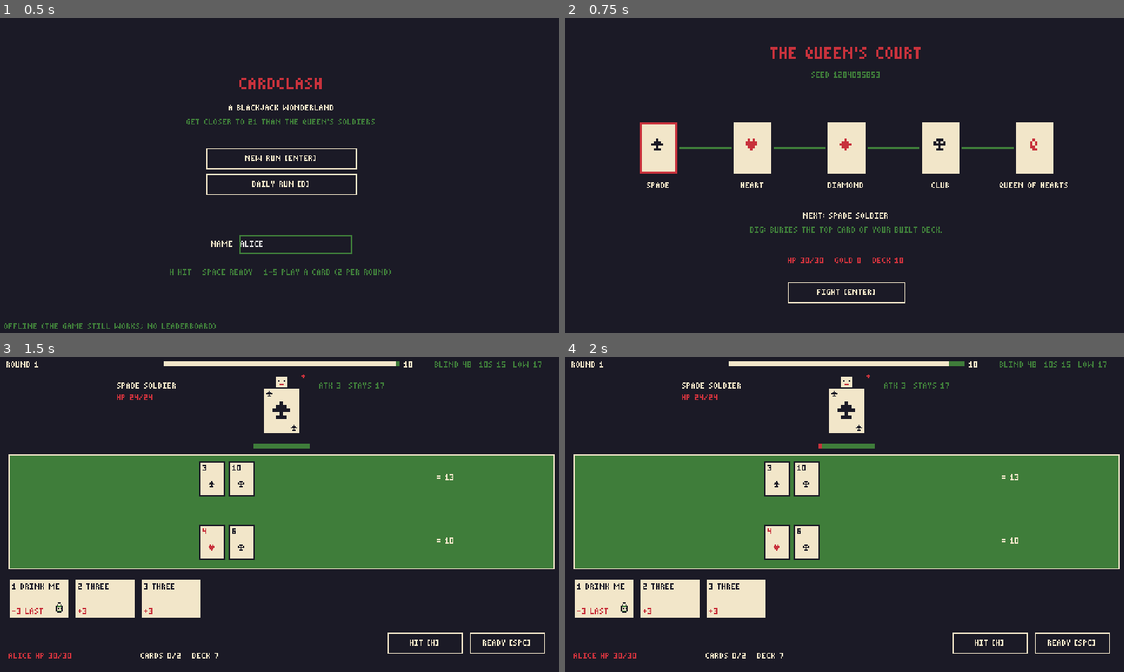
Above: before the commit, frames 1-4 (two rows, left to right).
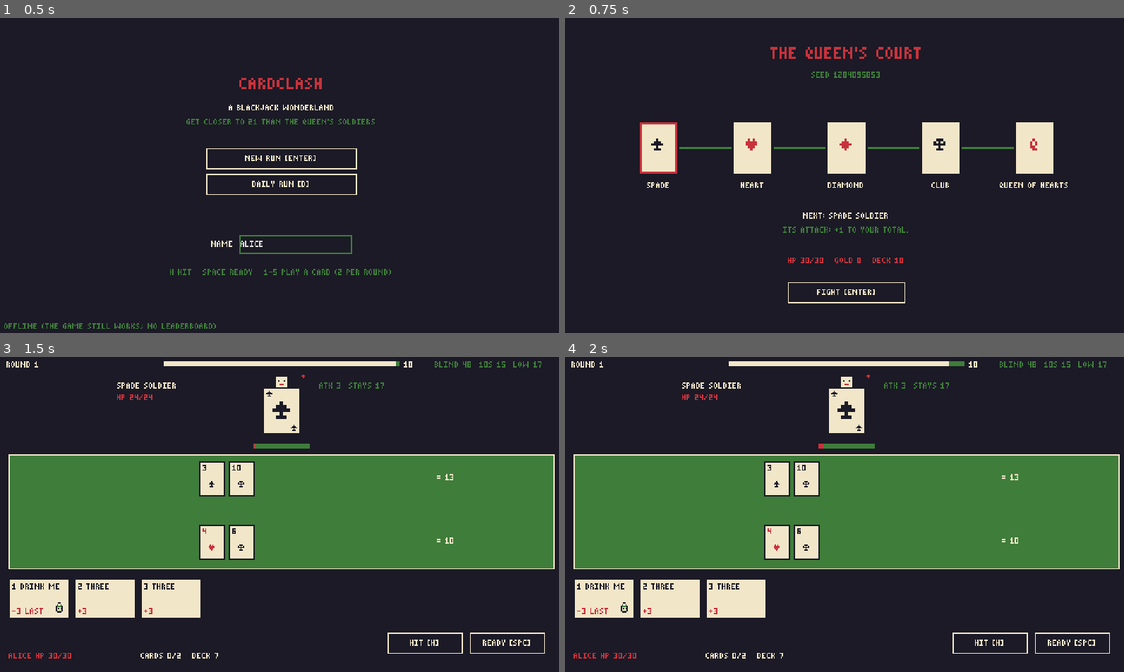
Above: after the commit, the same moments.

Repository: Arvin-17/CardClash
Game: Godot game, scene res://scenes/main_menu.tscn
Two runs of this game, one before a commit and one after it. Both use one fixed random seed, a clock stepped at 60 frames per second and the inputs below.
Inputs:
- Up to frame 1 (0.5 s): no input
- Up to frame 2 (0.75 s): click "NEW RUN [ENTER]" at 0.5 s
- Up to frame 3 (1.5 s): click "FIGHT [ENTER]" at 1.25 s
- Up to frame 4 (2 s): no input

Frame 1 is identical in both runs. In frame 2, 0.3% of the frame differs, in the area x 33-68%, y 66-69%; in frame 3, less than 0.1%; in frame 4, less than 0.1%.

Commit message:
Rework soldier attacks: Spade +1, Diamond -5, Heart heals 1
Spade Soldier's Dig becomes +1 to your total, Diamond Soldier's Pilfer
becomes -5 off your total, and the Heart Soldier heals 1 (was 3) when
it wins a round. Soldiers attack 7.5 s into a round, the Queen 6.5 s
(5 s enraged). Enemy descriptions no longer name attacks. Dig and
Pilfer stay as the Queen's tricks; their tests use a stand-in soldier.

Diff:
--- a/game/data/enemies.json
+++ b/game/data/enemies.json
@@ -9,14 +9,14 @@
       "base_attack": 3,
       "stay_at": 17,
       "risk": 0.1,
-      "intent_seconds": 10,
-      "surprise": "dig",
-      "surprise_params": {},
+      "intent_seconds": 7.5,
+      "surprise": "bonk",
+      "surprise_params": { "amount": 1 },
       "bonus_gold": 0,
       "heal_on_win": 0,
       "sprite": "enemies/spade_soldier",
       "anim": "soldier_idle",
-      "text": "Dig: buries the top card of your built deck."
+      "text": "Its attack: +1 to your total."
     },
     {
       "id": "club_soldier",
@@ -27,14 +27,14 @@
       "base_attack": 4,
       "stay_at": 17,
       "risk": 0.2,
-      "intent_seconds": 9,
+      "intent_seconds": 7.5,
       "surprise": "bonk",
       "surprise_params": { "amount": 2 },
       "bonus_gold": 0,
       "heal_on_win": 0,
       "sprite": "enemies/club_soldier",
       "anim": "soldier_idle",
-      "text": "Bonk: +2 to your total."
+      "text": "Its attack: +2 to your total."
     },
     {
       "id": "diamond_soldier",
@@ -45,14 +45,14 @@
       "base_attack": 3,
       "stay_at": 16,
       "risk": 0.3,
-      "intent_seconds": 8,
-      "surprise": "pilfer",
-      "surprise_params": {},
+      "intent_seconds": 7.5,
+      "surprise": "bonk",
+      "surprise_params": { "amount": -5 },
       "bonus_gold": 10,
       "heal_on_win": 0,
       "sprite": "enemies/diamond_soldier",
       "anim": "soldier_idle",
-      "text": "Pilfer: steals a random card from your hand."
+      "text": "Its attack takes 5 off your total."
     },
     {
       "id": "heart_soldier",
@@ -63,14 +63,14 @@
       "base_attack": 3,
       "stay_at": 17,
       "risk": 0.2,
-      "intent_seconds": 9,
+      "intent_seconds": 7.5,
       "surprise": "off_with_it",
       "surprise_params": {},
       "bonus_gold": 0,
-      "heal_on_win": 3,
+      "heal_on_win": 1,
       "sprite": "enemies/heart_soldier",
       "anim": "soldier_idle",
-      "text": "Off with it!: removes your last table card. Heals 3 when it wins a round."
+      "text": "Its attack removes your last table card. Heals 1 when it wins a round."
     },
     {
       "id": "queen_of_hearts",
@@ -81,18 +81,18 @@
       "base_attack": 4,
       "stay_at": 18,
       "risk": 0.25,
-      "intent_seconds": 6,
+      "intent_seconds": 6.5,
       "surprise": "queen_rotation",
       "surprise_params": {
         "pattern": ["bonk", "pilfer", "off_with_its_head", "dig"],
         "amount": 2
       },
-      "rage": { "below_hp_ratio": 0.5, "intent_seconds": 4, "stay_at": 19 },
+      "rage": { "below_hp_ratio": 0.5, "intent_seconds": 5, "stay_at": 19 },
       "bonus_gold": 0,
       "heal_on_win": 0,
       "sprite": "enemies/queen_of_hearts",
       "anim": "queen_idle",
-      "text": "Rotates every soldier's attack, plus Off With Its Head: removes your highest card."
+      "text": "Mixes up her soldiers' tricks, and can remove your highest card."
     }
   ]
 }
--- a/game/tests/test_rewards_and_queen.gd
+++ b/game/tests/test_rewards_and_queen.gd
@@ -51,7 +51,9 @@
 
 func test_queen_enrages_below_half_hp() -> void:
 	var b := TestHelpers.battle("queen_of_hearts")
-	assert_eq(b.intent_seconds(), 6.0)
+	var calm := float(TestHelpers.enemy("queen_of_hearts")["intent_seconds"])
+	var rage := float(TestHelpers.enemy("queen_of_hearts")["rage"]["intent_seconds"])
+	assert_eq(b.intent_seconds(), calm)
 	assert_eq(b.enemy_stay_at, 18)
 	watch_signals(b)
 	b.enemy.hp = 31
@@ -63,7 +65,8 @@
 	b.resolve_round()
 	assert_eq(b.phase, 2)
 	assert_eq(b.enemy_stay_at, 19)
-	assert_eq(b.intent_seconds(), 4.0)
+	assert_eq(b.intent_seconds(), rage)
+	assert_lt(rage, calm, "enraged, she attacks sooner in each round")
 	assert_signal_emitted_with_parameters(b, "boss_phase_changed", [2])
 
 
--- a/game/tests/test_surprise_attacks.gd
+++ b/game/tests/test_surprise_attacks.gd
@@ -4,8 +4,47 @@
 const DECK := ["num_1", "num_2", "num_3", "drink_me", "teacup", "eat_me"]
 
 
-func test_spade_dig_buries_the_top_of_your_deck() -> void:
+## Dig and Pilfer are the Queen's tricks now; test them on a stand-in soldier.
+func _soldier_with(kind: String, deck: Array = [], hand: Array = []) -> BattleState:
+	var b := TestHelpers.battle("spade_soldier", deck, hand)
+	b.enemy_def = b.enemy_def.duplicate(true)
+	b.enemy_def["surprise"] = kind
+	b.enemy_def["surprise_params"] = {}
+	return b
+
+
+func test_spade_attack_adds_1_to_your_total() -> void:
 	var b := TestHelpers.battle("spade_soldier", DECK)
+	TestHelpers.set_table(b.player, ["10", "6"])
+	b.fire_surprise()
+	assert_eq(b.player.total(), 17)
+
+
+func test_diamond_attack_takes_5_off_your_total() -> void:
+	var b := TestHelpers.battle("diamond_soldier", DECK)
+	TestHelpers.set_table(b.player, ["10", "6"])
+	var said: Array[String] = []
+	b.message.connect(func(text: String) -> void: said.append(text))
+	b.fire_surprise()
+	assert_eq(b.player.total(), 11, "the -5 isn't clamped to 0")
+	assert_eq(said, ["5 off your total!"] as Array[String])
+
+
+func test_diamond_attack_can_pull_you_back_from_a_bust() -> void:
+	var b := TestHelpers.battle("diamond_soldier", DECK)
+	TestHelpers.set_table(b.player, ["10", "9", "5"])
+	b.fire_surprise()
+	assert_eq(b.player.total(), 19)
+
+
+func test_real_cards_still_never_go_below_zero() -> void:
+	var c := Card.blind("2", "spades")
+	c.modifier = -3
+	assert_eq(c.value(), 0)
+
+
+func test_dig_buries_the_top_of_your_deck() -> void:
+	var b := _soldier_with("dig", DECK)
 	var top := b.player_deck.top()
 	assert_eq(b.fire_surprise(), "dig")
 	assert_eq(b.player_deck.draw_pile[0], top)
@@ -28,15 +67,15 @@
 	assert_eq(b.player.total(), 22)
 
 
-func test_diamond_pilfer_steals_a_hand_card() -> void:
-	var b := TestHelpers.battle("diamond_soldier", [], ["num_1", "teacup", "eat_me"])
+func test_pilfer_steals_a_hand_card() -> void:
+	var b := _soldier_with("pilfer", [], ["num_1", "teacup", "eat_me"])
 	assert_eq(b.fire_surprise(), "pilfer")
 	assert_eq(b.hand.size(), 2)
 	assert_eq(b.stolen.size(), 1)
 
 
 func test_pilfer_with_an_empty_hand_does_nothing() -> void:
-	var b := TestHelpers.battle("diamond_soldier")
+	var b := _soldier_with("pilfer")
 	b.fire_surprise()
 	assert_eq(b.stolen.size(), 0)
 
@@ -50,13 +89,13 @@
 	assert_eq(b.hit_deck.discard_pile.size(), 1)
 
 
-func test_heart_soldier_heals_3_when_it_wins_a_round() -> void:
+func test_heart_soldier_heals_1_when_it_wins_a_round() -> void:
 	var b := TestHelpers.battle("heart_soldier", DECK)
 	b.enemy.hp = 10
 	TestHelpers.set_table(b.player, ["10", "7"])
 	TestHelpers.set_table(b.enemy, ["10", "9"])
 	b.resolve_round()
-	assert_eq(b.enemy.hp, 13)
+	assert_eq(b.enemy.hp, 11)
 
 
 func test_hedgehog_shield_blocks_the_next_attack() -> void:
